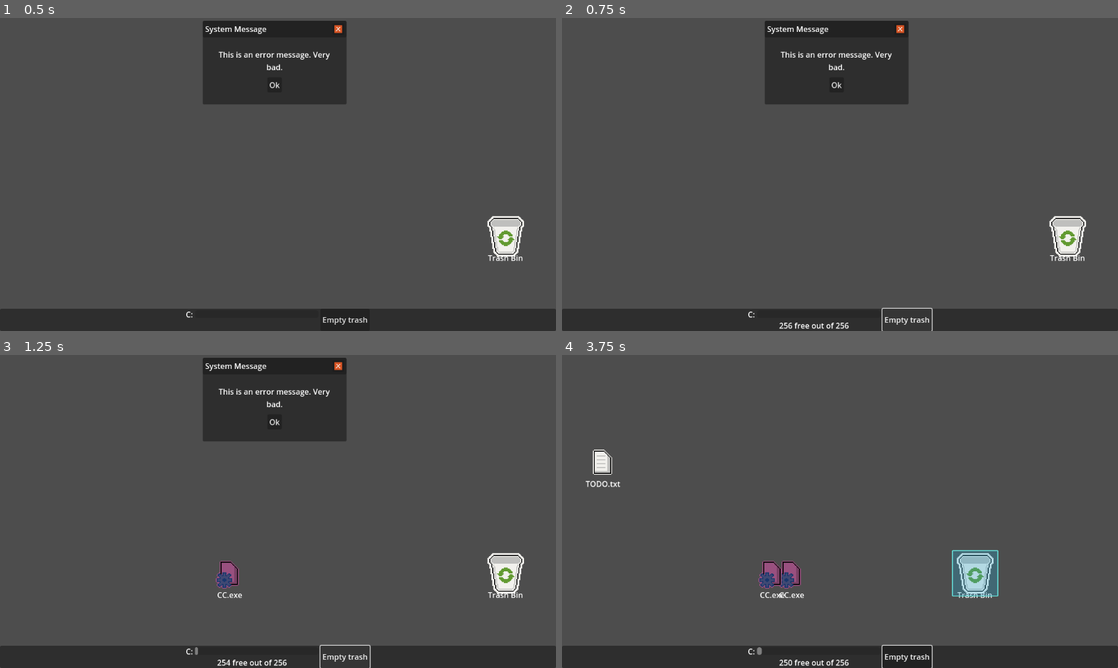
Above: before the commit, frames 1-4 (two rows, left to right).
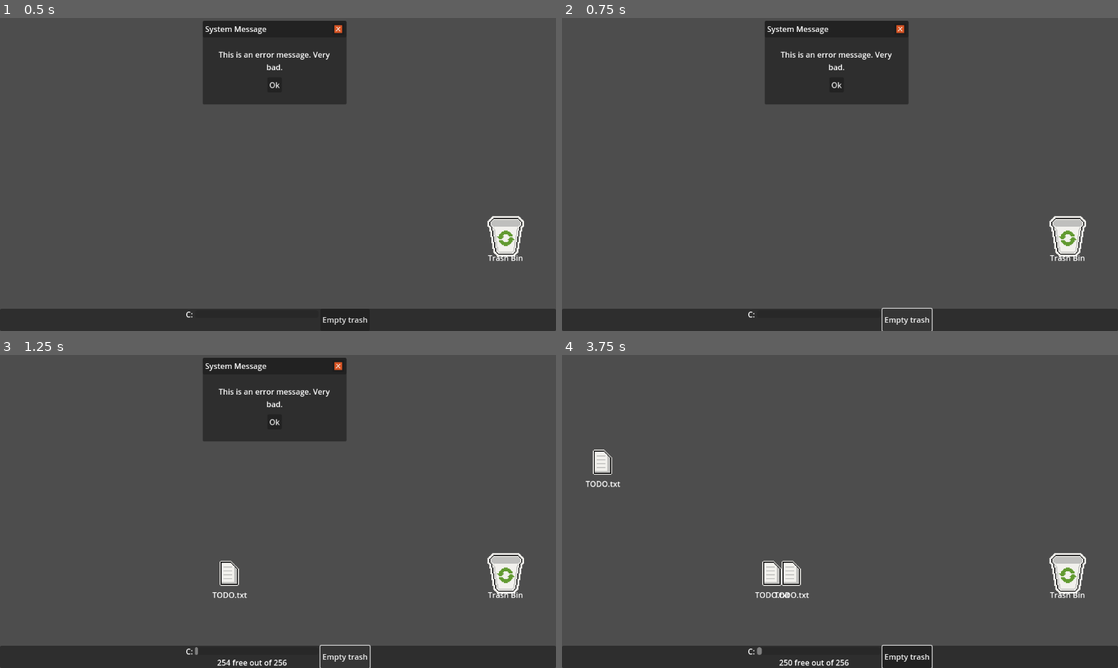
Above: after the commit, the same moments.

Repository: VileOar/ludum-dare-54
Game: Godot game, scene res://scenes/main.tscn
Two runs of this game, one before a commit and one after it. Both use one fixed random seed, a clock stepped at 60 frames per second and the inputs below.
Inputs (mouse positions are in pixels of both pictures, inside the frame that each line leads up to):
- Up to frame 1 (0.5 s): no input
- Up to frame 2 (0.75 s): click "Empty trash" at 0.5 s
- Up to frame 3 (1.25 s): no input
- Up to frame 4 (3.75 s): click "Ok" at 1.25 s; click "Empty trash" at 2 s; click "Empty trash" at 2.75 s; tap Enter at 3.5 s; drag from (1067, 574) to (789, 574) at 3.52 s

Frame 1 is identical in both runs. In frame 2, 0.1% of the frame differs, in the area x 39-52%, y 97-100%; in frame 3, 0.4%; in frame 4, 2.7%, in the area x 34-95%, y 62-78%.

Commit message:
Empty trash loading + weightened random

Diff:
--- a/scenes/files/trash_bin.tscn
+++ b/scenes/files/trash_bin.tscn
@@ -29,5 +29,10 @@
 offset_right = 32.0
 offset_bottom = 32.0
 
+[node name="DeletingTime" type="Timer" parent="." index="6"]
+wait_time = 5.0
+one_shot = true
+
 [connection signal="mouse_entered" from="Area2D" to="." method="_on_area_2d_mouse_entered"]
 [connection signal="mouse_exited" from="Area2D" to="." method="_on_area_2d_mouse_exited"]
+[connection signal="timeout" from="DeletingTime" to="." method="_on_deleting_time_timeout"]
--- a/scripts/autoloads/global.gd
+++ b/scripts/autoloads/global.gd
@@ -1,10 +1,10 @@
 extends Node
 
 var selected_files : Array = []
+var ignore_inputs := false
 
 func _ready():
 	randomize()
-
 
 enum FileTypes {
 	NORMAL, ## a simple file with no gimmicks
@@ -15,9 +15,14 @@
 	# TODO: add more as needed
 }
 
+const FILE_TYPES_WEIGHTS = {
+	FileTypes.NORMAL : 4,
+	FileTypes.INCREASE_SPAWN_EXE : 1,
+	FileTypes.CORRUPTED_FOLDER : 1
+}
+
 ## should only be set by desktop
 var bounds_rect : Rect2
-
 
 const EXPLODE_SPEED = 480.0
 
@@ -49,3 +54,9 @@
 		},
 	]
 }
+
+func sum_array(array : Array):
+	var sum = 0
+	for i in array:
+		sum += i
+	return sum
--- a/scripts/draggable_file.gd
+++ b/scripts/draggable_file.gd
@@ -56,6 +56,7 @@
 
 
 func _on_color_rect_gui_input(event):
+	if Global.ignore_inputs: return
 	if event is InputEventMouseButton:
 		match event.button_index:
 			MOUSE_BUTTON_LEFT:
@@ -80,7 +81,6 @@
 func set_icon(anim_name : String):
 	_anim.play(anim_name)
 
-
 func set_lifted(val : bool):
 	lifted = val
 	if not val: return
--- a/scripts/systems/file_spawner.gd
+++ b/scripts/systems/file_spawner.gd
@@ -21,10 +21,25 @@
 func _on_spawn_timer_timeout():
 	# TODO: another way to choose file type, not completely random
 	var values = Global.FileTypes.values()
-	var type = values[randi() % values.size()]
+	var weights := Global.FILE_TYPES_WEIGHTS
+	var sum = Global.sum_array(weights.values())
+	var result = randi() % sum + 1
+	var type
+	sum = 0
+	for key in weights:
+		type = key
+		sum += weights[key]
+		if result <= sum:
+			break
 
 	SignalManager.new_file.emit(type)
 
+
+#	const FILE_TYPES_WEIGHTS = {
+#	FileTypes.NORMAL : 5,
+#	FileTypes.INCREASE_SPAWN_EXE : 1,
+#	FileTypes.CORRUPTED_FOLDER : 1
+#}
 	spawn_timer.start(spawn_time)
 
 func change_spawn_time(time):
--- a/scripts/trash_bin.gd
+++ b/scripts/trash_bin.gd
@@ -1,5 +1,6 @@
 extends DraggableFile
 
+@onready var deleting_time := $DeletingTime
 
 var mouse_hovered := false
 
@@ -28,6 +29,13 @@
 	# TODO: according to how full it is, lag the computer (this should probably be done by emitting
 	# a signal to trigger lag which is handled somewhere else, since it involves blocing player
 	# input, giving UI feedback, ...)
+	deleting_time.start()
+	Global.ignore_inputs = true
+
+
+func _on_deleting_time_timeout():
+	# TODO: add progress bar
+	Global.ignore_inputs = false
 	SignalManager.free_space.emit(total_space)
 	total_space = 0
 
